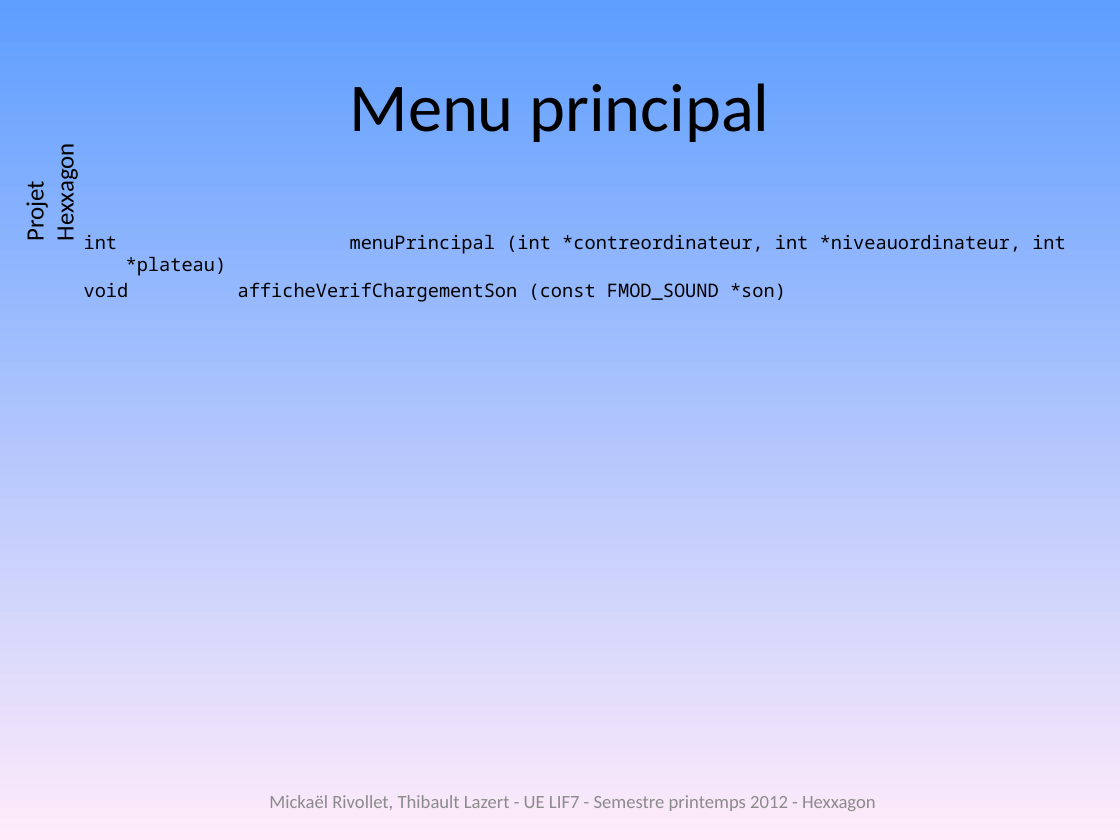
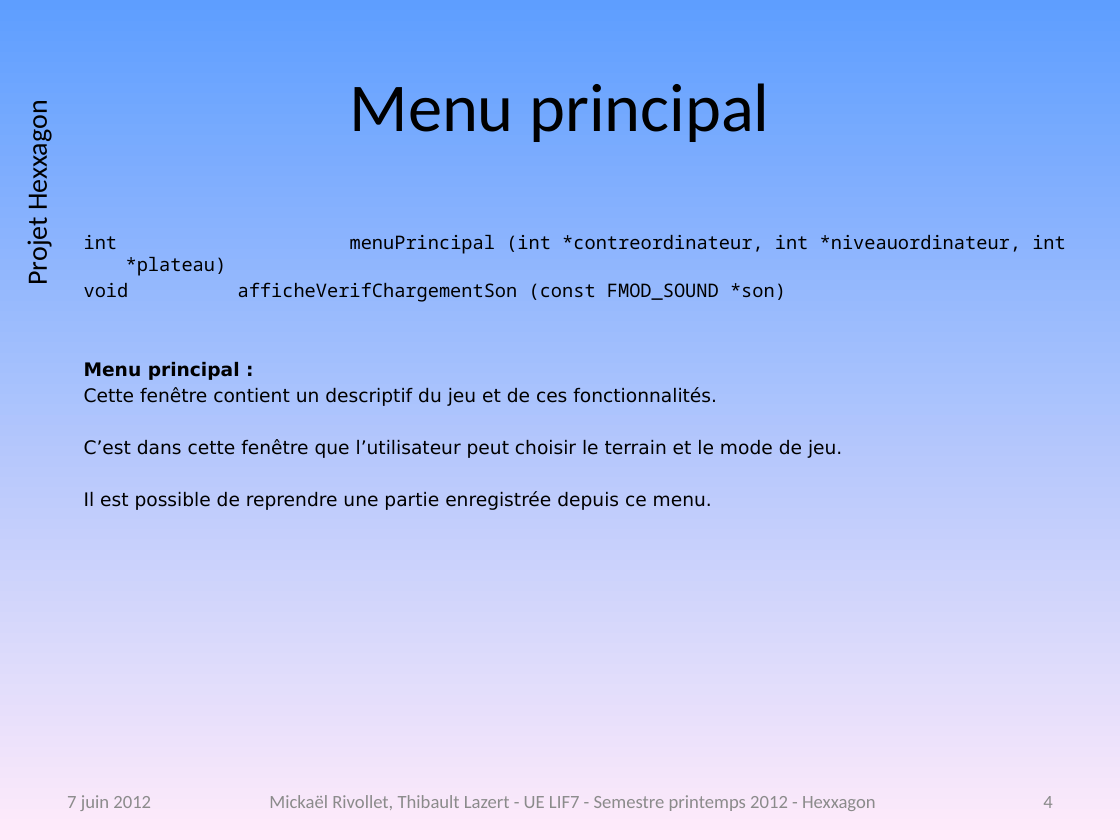
Before and after one commit to freeman1987/lazert-rivollet-lif7, a slide deck: slide 4 of projet/doc/diagrammecomplet.pptx. Drawn at 1120x840 pixels with LibreOffice and Linux fonts; fonts in the diff are those of the drawing; background and template pictures are left out. Boxes give left, top, right and bottom in pixels: in the first picture for what was removed or moved away, otherwise in the second. Text is boxed around its words. In the diff, an @@ line names an element or a change of style, - is before the commit and + after.

```diff
--- a/projet/doc/diagrammecomplet.pptx
+++ b/projet/doc/diagrammecomplet.pptx
@@ text "Projet Hexxagon" at [20,111,54,283]: size 16 to 18 pt @@
@@ text at [84,361,842,510]: paragraphs added @@
+Menu principal :
+Cette fenêtre contient un descriptif du jeu et de ces fonctionnalités.
+C’est dans cette fenêtre que l’utilisateur peut choisir le terrain et le mode de jeu.
+Il est possible de reprendre une partie enregistrée depuis ce menu.
@@ text added at [67,795,151,811], 12 pt, text #8C8C8C @@
+7 juin 2012
@@ page number added at [1043,796,1052,808], 12 pt, text #8B8B8B @@
+4
```
Also in this commit, not shown: 11 other slides changed, 5 slides added, 3 other files.
